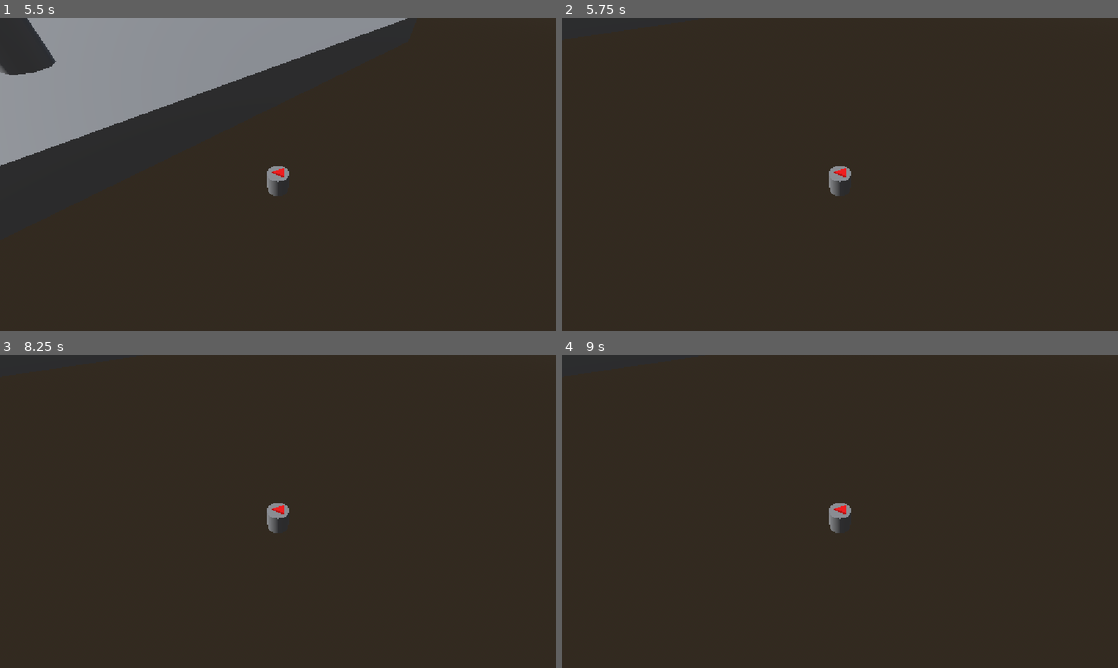
Above: before the commit, frames 1-4 (two rows, left to right).
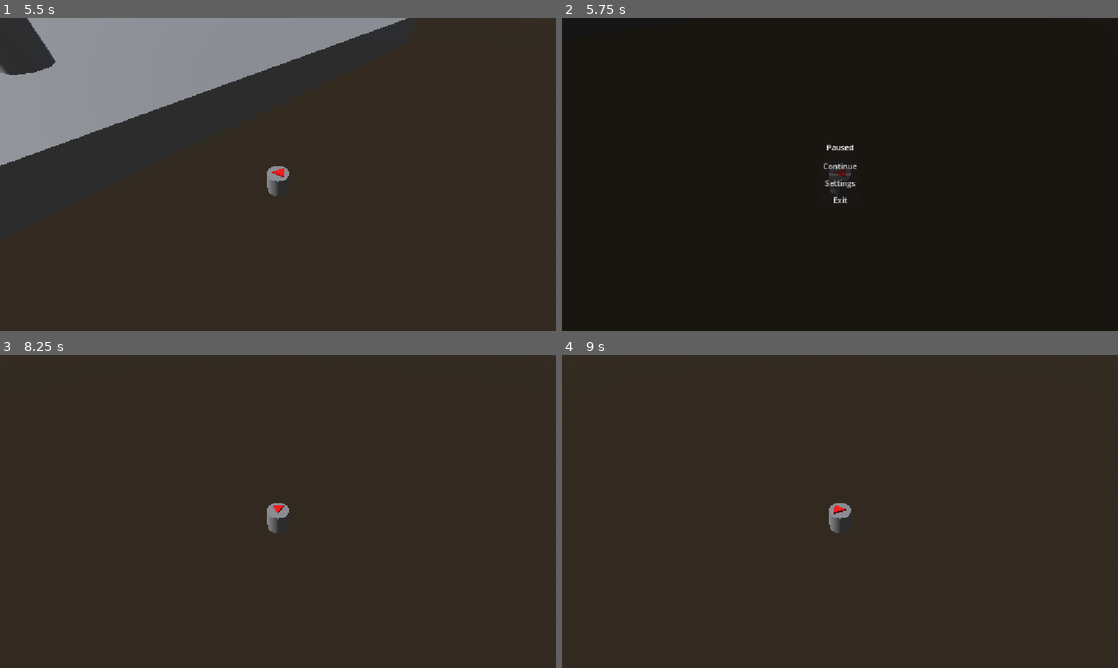
Above: after the commit, the same moments.

Repository: Ty1rl/old-tech
Game: Godot game, scene res://scenes/main.tscn
Two runs of this game, one before a commit and one after it. Both use one fixed random seed, a clock stepped at 60 frames per second and the inputs below.
Inputs (mouse positions are in pixels of both pictures, inside the frame that each line leads up to):
- Up to frame 1 (5.5 s): click "Settings" at 0.5 s; click "Play" at 1.25 s; hold D (move_right) 2.03-2.78 s; hold S (move_down) 2.78-3.53 s; hold D (move_right) 3.53-4.28 s; hold W (move_up) 4.28-5.03 s; hold A (move_left) from 5.03 s (still down)
- Up to frame 2 (5.75 s): keep holding A (move_left); tap Escape (pause) at 5.65 s
- Up to frame 3 (8.25 s): release A (move_left) at 5.75 s; click (278, 520) at 5.75 s, where only the run after the commit has a clickable "Settings"; click (278, 502) at 6.5 s, where only the run after the commit has a clickable "Continue"; tap Enter at 7.25 s; hold A (move_left) 7.28-8.03 s; tap Space at 8 s; hold S (move_down) from 8.03 s (still down)
- Up to frame 4 (9 s): tap Enter at 8.75 s; release S (move_down) at 8.78 s; hold D (move_right) from 8.78 s (still down)

Frame 1 is identical in both runs. In frame 2, 87% of the frame differs, in the area x 0-100%, y 0-100%; in frame 3, less than 0.1%; in frame 4, less than 0.1%.

Commit message:
Add popup scenes and pause menu

Diff:
--- /dev/null
+++ b/scenes/ui/pause_menu.gd
@@ -0,0 +1,15 @@
+extends Control
+
+
+func _on_continue_button_pressed() -> void:
+	GameState.resume()
+
+
+func _on_settings_button_pressed() -> void:
+	pass # Replace with function body.
+
+
+func _on_exit_button_pressed() -> void:
+	SceneManager.go_to("Main")
+	SceneManager.clear_popups()
+	GameState.open_menu()
--- /dev/null
+++ b/scenes/ui/pause_menu.tscn
@@ -0,0 +1,50 @@
+[gd_scene format=3 uid="uid://c1f3c6w6w2oy0"]
+
+[ext_resource type="Script" uid="uid://btaa2ttuogax4" path="res://scenes/ui/pause_menu.gd" id="1_6tw0m"]
+
+[node name="PauseMenu" type="Control" unique_id=1737379133]
+layout_mode = 3
+anchors_preset = 15
+anchor_right = 1.0
+anchor_bottom = 1.0
+grow_horizontal = 2
+grow_vertical = 2
+script = ExtResource("1_6tw0m")
+
+[node name="CenterVBox" type="VBoxContainer" parent="." unique_id=383766126]
+layout_mode = 1
+anchors_preset = 8
+anchor_left = 0.5
+anchor_top = 0.5
+anchor_right = 0.5
+anchor_bottom = 0.5
+offset_left = -20.0
+offset_top = -20.0
+offset_right = 20.0
+offset_bottom = 20.0
+grow_horizontal = 2
+grow_vertical = 2
+
+[node name="PausedLabel" type="Label" parent="CenterVBox" unique_id=600733277]
+layout_mode = 2
+text = "Paused"
+horizontal_alignment = 1
+
+[node name="HSeparator" type="HSeparator" parent="CenterVBox" unique_id=608251555]
+layout_mode = 2
+
+[node name="ContinueButton" type="Button" parent="CenterVBox" unique_id=1363499855]
+layout_mode = 2
+text = "Continue"
+
+[node name="SettingsButton" type="Button" parent="CenterVBox" unique_id=1712700903]
+layout_mode = 2
+text = "Settings"
+
+[node name="ExitButton" type="Button" parent="CenterVBox" unique_id=1897754999]
+layout_mode = 2
+text = "Exit"
+
+[connection signal="pressed" from="CenterVBox/ContinueButton" to="." method="_on_continue_button_pressed"]
+[connection signal="pressed" from="CenterVBox/SettingsButton" to="." method="_on_settings_button_pressed"]
+[connection signal="pressed" from="CenterVBox/ExitButton" to="." method="_on_exit_button_pressed"]
--- a/scripts/autoloads/game_state.gd
+++ b/scripts/autoloads/game_state.gd
@@ -61,10 +61,12 @@
 
 
 func pause() -> bool:
+	SceneManager.push_popup("PauseMenu")
 	return change_state(State.PAUSED)
 
 
 func resume() -> bool:
+	SceneManager.close_popup("PauseMenu")
 	return change_state(State.PLAYING)
 
 
--- a/scripts/autoloads/scene_manager.gd
+++ b/scripts/autoloads/scene_manager.gd
@@ -1,26 +1,44 @@
 extends Node
 
 signal scene_changed(key: StringName)
+signal popup_opened(key: StringName, popup: Node)
+signal popup_closed(key: StringName)
 
 # &"scene_name": "res://path/to/scene_name.tscn",
 const SCENES: Dictionary[StringName, String] = {
+	&"Main": "uid://dc1k8c1u03wl2",
 	&"Game": "uid://b3ilviafr4x4r"
 }
 
+# Scenes shown on top of everything.
+const POPUPS: Dictionary[StringName, String] = {
+	&"PauseMenu": "uid://c1f3c6w6w2oy0"
+}
+
+const POPUP_LAYER: int = 100
 const FADE_LAYER: int = 128
+const KEY_META: StringName = &"popup_key"
 
 var fade_color: Color = Color.BLACK
 var fade_duration: float = 0.3
+
+var popup_dim_color: Color = Color(0.0, 0.0, 0.0, 0.5)
 
 ## Data handed to the next scene. Replaced on every change, read it in _ready().
 var params: Dictionary = {}
 
 var _transitioning: bool = false
 var _fade_rect: ColorRect
+var _popup_layer: CanvasLayer
+var _popups: Array[Control] = []
 
 
 func _ready() -> void:
 	process_mode = Node.PROCESS_MODE_ALWAYS
+
+	_popup_layer = CanvasLayer.new()
+	_popup_layer.layer = POPUP_LAYER
+	add_child(_popup_layer)
 
 	var layer := CanvasLayer.new()
 	layer.layer = FADE_LAYER
@@ -55,6 +73,82 @@
 	return true
 
 
+## Shows a popup on top of everything except the fade.
+## Popups stack and each blocks input to those below it.
+## Returns the instance or null if it couldn't be shown.
+func push_popup(key: StringName, popup_params: Dictionary = {}) -> Node:
+	if _transitioning:
+		return null
+	if not POPUPS.has(key):
+		push_error("SceneManager: unknown popup key '%s'" % key)
+		return null
+	var packed := load(POPUPS[key]) as PackedScene
+	if packed == null:
+		push_error("SceneManager: failed to load popup '%s'" % key)
+		return null
+
+	var popup: Node = packed.instantiate()
+	popup.process_mode = Node.PROCESS_MODE_ALWAYS
+	if popup.has_method(&"setup"):
+		popup.call(&"setup", popup_params)
+
+	# The holder owns the backdrop and the popup, so freeing it removes both.
+	var holder := Control.new()
+	holder.set_anchors_preset(Control.PRESET_FULL_RECT)
+	holder.mouse_filter = Control.MOUSE_FILTER_IGNORE
+	holder.set_meta(KEY_META, key)
+
+	var dim := ColorRect.new()
+	dim.set_anchors_preset(Control.PRESET_FULL_RECT)
+	dim.mouse_filter = Control.MOUSE_FILTER_STOP
+	dim.color = popup_dim_color
+
+	holder.add_child(dim)
+	holder.add_child(popup)
+	# Lets a popup close itself with queue_free()
+	popup.tree_exited.connect(holder.queue_free)
+	holder.tree_exited.connect(_on_popup_removed.bind(holder, key))
+
+	_popup_layer.add_child(holder)
+	_popups.append(holder)
+	popup_opened.emit(key, popup)
+	return popup
+
+
+## Closes the top popup. Returns false if none is open.
+func pop_popup() -> bool:
+	if _popups.is_empty():
+		return false
+	var holder: Control = _popups.pop_back()
+	holder.queue_free()
+	return true
+
+
+## Closes the topmost popup with this key. Returns false if none is open.
+func close_popup(key: StringName) -> bool:
+	for i: int in range(_popups.size() - 1, -1, -1):
+		if _popups[i].get_meta(KEY_META) == key:
+			var holder: Control = _popups.pop_at(i)
+			holder.queue_free()
+			return true
+	return false
+
+
+func clear_popups() -> void:
+	while pop_popup():
+		pass
+
+
+## With no key, true if any popup is open.
+func has_popup(key: StringName = &"") -> bool:
+	if key.is_empty():
+		return not _popups.is_empty()
+	for holder: Control in _popups:
+		if holder.get_meta(KEY_META) == key:
+			return true
+	return false
+
+
 func get_current_scene() -> Node:
 	return get_tree().current_scene
 
@@ -73,6 +167,7 @@
 	if fade:
 		await _fade_to(1.0)
 
+	clear_popups()
 	params = new_params
 	var err: Error = get_tree().change_scene_to_file(path)
 	if err != OK:
@@ -94,3 +189,8 @@
 	tween.tween_property(_fade_rect, "color:a", alpha, fade_duration)
 	await tween.finished
 	_fade_rect.visible = alpha > 0.0
+
+
+func _on_popup_removed(holder: Control, key: StringName) -> void:
+	_popups.erase(holder)
+	popup_closed.emit(key)
Not shown, added: scenes/ui/pause_menu.gd.uid
